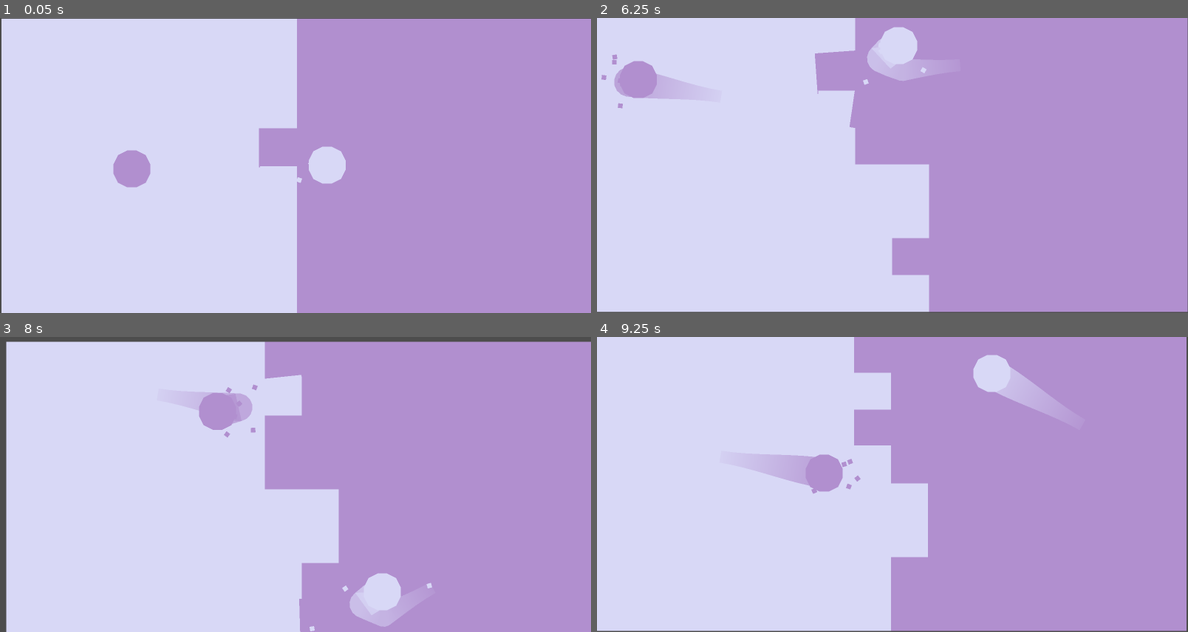
Above: before the commit, frames 1-4 (two rows, left to right).
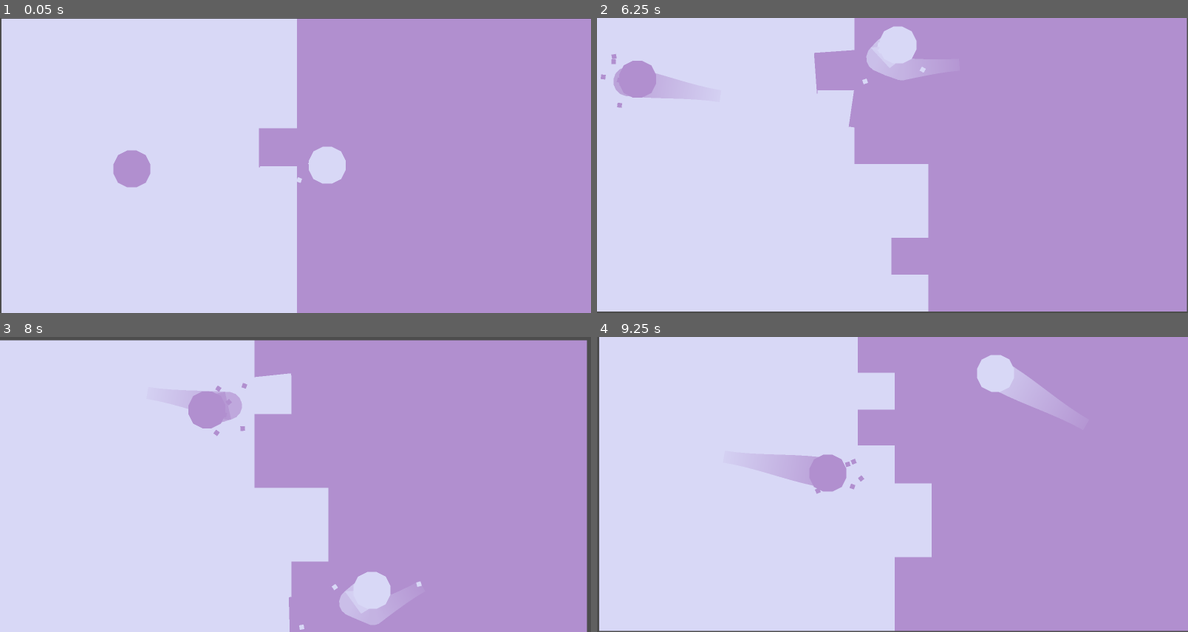
Above: after the commit, the same moments.

Repository: Nrojt/HHS-Game-Dev-Minor
Game: Godot game, scene res://game/game.tscn
Two runs of this game, one before a commit and one after it. Both use one fixed random seed, a clock stepped at 60 frames per second and the inputs below.
Inputs:
- Up to frame 1 (0.05 s): no input
- Up to frame 2 (6.25 s): no input
- Up to frame 3 (8 s): no input
- Up to frame 4 (9.25 s): no input

The runs differ from the first frame. In frame 2, 1.0% of the frame differs, in the area x 0-100%, y 0-100%; in frame 3, 6.1%, in the area x 0-100%, y 1-100%; in frame 4, 1.7%.

Commit message:
feat: improved screen shake

Diff:
--- a/e&s-gold-2-bouncy/ball/ball.gd
+++ b/e&s-gold-2-bouncy/ball/ball.gd
@@ -19,7 +19,7 @@
 @export_range(1.0, 2.0) var max_velocity_multiplier  : float = 1.2
 @export_group("camera")
 @export var effect_camera : EffectCamera
-@export_range(0.1, 1.0) var tile_collision_trauma : float = 0.1
+@export_range(0.1, 1.0) var tile_collision_trauma : float = 0.2
 
 var _last_trail_pos: Vector2
 
--- a/e&s-gold-2-bouncy/game/camera_2d.gd
+++ /dev/null
@@ -1,27 +0,0 @@
-class_name EffectCamera extends Camera2D
-
-signal trigger_trauma(amount : float)
-
-@export var decay : float = 0.8
-@export var max_offset : Vector2 = Vector2(100, 75)
-@export var max_roll : float = 0.1
-
-var trauma : float = 0.0
-var trauma_power :int = 2
-
-func _ready() -> void:
-	trigger_trauma.connect(add_trauma)
-
-func _process(delta: float) -> void:
-	if trauma:
-		trauma = max(trauma - decay * delta, 0)
-		_shake()
-
-func _shake() -> void:
-	var amount = pow(trauma, trauma_power)
-	rotation = max_roll * amount * randf_range(-1, 1)
-	offset.x = max_offset.x * amount * randf_range(-1, 1)
-	offset.y = max_offset.y * amount * randf_range(-1, 1)
-
-func add_trauma(amount : float ) -> void:
-	trauma = min(trauma + amount, 1.0)
--- /dev/null
+++ b/e&s-gold-2-bouncy/game/effect_camera.gd
@@ -0,0 +1,42 @@
+class_name EffectCamera
+extends Camera2D
+
+signal trigger_trauma(amount: float)
+
+@export_group("Screen Shake")
+@export var decay: float = 1.5
+@export var max_offset: Vector2 = Vector2(32, 24)
+@export var max_roll: float = 0.05
+@export var trauma_power: float = 1.5
+## Jitter speed of the noise
+@export var noise_frequency : float = 5.0
+
+var trauma: float = 0.0
+var _noise := FastNoiseLite.new()
+var _noise_seed: float = 0.0
+
+func _ready() -> void:
+	trigger_trauma.connect(add_trauma)
+	_noise.seed = randi()
+	_noise.frequency = noise_frequency
+
+func _process(delta: float) -> void:
+	if trauma > 0.0:
+		trauma = max(trauma - decay * delta, 0.0)
+		_shake(delta)
+	else:
+		offset = Vector2.ZERO
+		rotation = 0.0
+
+func _shake(delta : float) -> void:
+	var amount = pow(trauma, trauma_power)
+	_noise_seed += delta
+	#Using +100 and +200 for some variation, magic numbers but kind of unnecesarry to turn into export vars
+	var shake_x = _noise.get_noise_1d(_noise_seed) * max_offset.x * amount
+	var shake_y = _noise.get_noise_1d(_noise_seed + 100) * max_offset.y * amount
+	var shake_rotation = _noise.get_noise_1d(_noise_seed + 200) * max_roll * amount
+	offset = Vector2(shake_x, shake_y)
+	rotation = shake_rotation
+
+func add_trauma(amount: float) -> void:
+	trauma = clamp(trauma + amount, 0.0, 1.0)
--- a/e&s-gold-2-bouncy/game/game.tscn
+++ b/e&s-gold-2-bouncy/game/game.tscn
@@ -1,7 +1,7 @@
 [gd_scene load_steps=6 format=3 uid="uid://d2uopcpeaxl8o"]
 
 [ext_resource type="PackedScene" uid="uid://dy6iv0x8udb1v" path="res://ball/ball.tscn" id="2_u88ny"]
-[ext_resource type="Script" uid="uid://dwk30yu70p0nc" path="res://game/camera_2d.gd" id="3_feb5d"]
+[ext_resource type="Script" uid="uid://dwk30yu70p0nc" path="res://game/effect_camera.gd" id="3_feb5d"]
 [ext_resource type="PackedScene" uid="uid://8u50fc06u2ye" path="res://tile/tile.tscn" id="3_twn5j"]
 
 [sub_resource type="RectangleShape2D" id="RectangleShape2D_ar8xm"]
@@ -679,7 +679,7 @@
 collision_layer = 16
 collision_mask = 36
 is_ball_one = true
-effect_camera = NodePath("../Camera2D")
+effect_camera = NodePath("../EffectCamera")
 
 [node name="Polygon2D" parent="Ball1" index="1"]
 color = Color(1, 0, 0, 1)
@@ -688,12 +688,12 @@
 unique_name_in_owner = true
 collision_layer = 32
 collision_mask = 20
-effect_camera = NodePath("../Camera2D")
+effect_camera = NodePath("../EffectCamera")
 
 [node name="Polygon2D" parent="Ball2" index="1"]
 color = Color(0, 0, 1, 1)
 
-[node name="Camera2D" type="Camera2D" parent="."]
+[node name="EffectCamera" type="Camera2D" parent="."]
 position = Vector2(64, 32)
 script = ExtResource("3_feb5d")
 
Renamed: e&s-gold-2-bouncy/game/camera_2d.gd.uid -> e&s-gold-2-bouncy/game/effect_camera.gd.uid
